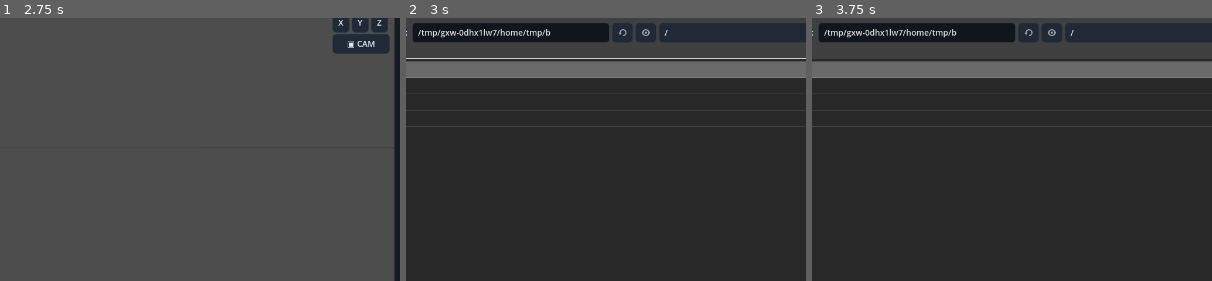
Above: before the commit, frames 1-3 (left to right).
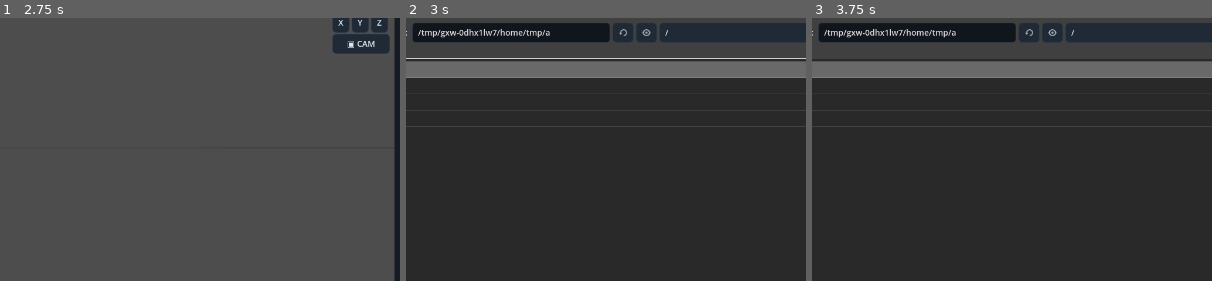
Above: after the commit, the same moments.

Repository: Onnevan/Kabuki
Game: Godot game, scene res://editor/main.tscn
The game is run twice, just before and just after one commit, with the same random seed, the same clock (stepped at 60 frames per second) and the same inputs.
Inputs (mouse positions are % of the whole screen's width and height, from its top left):
- Up to frame 1 (2.75 s): click "↶" at 0.5 s; click "↷" at 1.25 s; click "OPEN" at 2 s
- Up to frame 2 (3 s): click "＋ IMPORT" at 2.75 s
- Up to frame 3 (3.75 s): click (37, 77) at 3.52 s; type "12" at 3.6 s
The pictures show only the part of the screen within x 27-77%, y 15-65%; the shares and areas given below are measured in that part.

Frame 1 is identical in both runs. In frame 2, 0.1% of the frame differs, in the area x 35-66%, y 3-8%; in frame 3, 0.1%.

Commit message:
Replace camera meshes with visible editor frustum gizmo

Diff:
--- a/editor/main.gd
+++ b/editor/main.gd
@@ -285,27 +285,51 @@
 	scene_camera.fov = float(obj.properties.get("camera.fov", 70.0))
 	scene_camera.current = false
 	rig.add_child(scene_camera)
-	# Camera body + forward frustum symbol. The editor camera never renders this
-	# because it is ordinary scene geometry attached to the camera object.
-	var body := MeshInstance3D.new()
-	body.name = "_CameraGizmo"
-	var box := BoxMesh.new()
-	box.size = Vector3(0.28,0.18,0.18)
-	body.mesh = box
+
+	# Editor-only camera symbol. Build it from line geometry so it remains
+	# legible at small viewport sizes and clearly shows the -Z viewing direction.
+	var gizmo := MeshInstance3D.new()
+	gizmo.name = "_CameraGizmo"
+	var verts := PackedVector3Array()
+	var hx := 0.18
+	var hy := 0.12
+	var back_z := 0.08
+	var front_z := -0.12
+	var fhx := 0.10
+	var fhy := 0.07
+	var back := [
+		Vector3(-hx,-hy,back_z),Vector3(hx,-hy,back_z),
+		Vector3(hx,hy,back_z),Vector3(-hx,hy,back_z)
+	]
+	var front := [
+		Vector3(-fhx,-fhy,front_z),Vector3(fhx,-fhy,front_z),
+		Vector3(fhx,fhy,front_z),Vector3(-fhx,fhy,front_z)
+	]
+	for i in 4:
+		var j: int = (i + 1) % 4
+		verts.append(back[i]); verts.append(back[j])
+		verts.append(front[i]); verts.append(front[j])
+		verts.append(back[i]); verts.append(front[i])
+	# Direction pyramid/frustum from lens toward -Z.
+	var tip := Vector3(0.0,0.0,-0.55)
+	for p in front:
+		verts.append(p); verts.append(tip)
+	# Up marker prevents roll ambiguity.
+	verts.append(Vector3(-0.07,hy,back_z)); verts.append(Vector3(0.0,hy + 0.10,back_z))
+	verts.append(Vector3(0.0,hy + 0.10,back_z)); verts.append(Vector3(0.07,hy,back_z))
+	var arrays: Array = []
+	arrays.resize(Mesh.ARRAY_MAX)
+	arrays[Mesh.ARRAY_VERTEX] = verts
+	var mesh := ArrayMesh.new()
+	mesh.add_surface_from_arrays(Mesh.PRIMITIVE_LINES, arrays)
+	gizmo.mesh = mesh
 	var mat := StandardMaterial3D.new()
 	mat.shading_mode = BaseMaterial3D.SHADING_MODE_UNSHADED
 	mat.albedo_color = Color(0.18,0.72,1.0,1.0)
 	mat.no_depth_test = true
-	body.material_override = mat
-	rig.add_child(body)
-	var lens := MeshInstance3D.new()
-	var prism := PrismMesh.new()
-	prism.size = Vector3(0.20,0.16,0.28)
-	lens.mesh = prism
-	lens.rotation_degrees.x = 90.0
-	lens.position.z = -0.22
-	lens.material_override = mat
-	rig.add_child(lens)
+	gizmo.material_override = mat
+	gizmo.cast_shadow = GeometryInstance3D.SHADOW_CASTING_SETTING_OFF
+	rig.add_child(gizmo)
 	return rig
 
 func _scene_camera_node(camera_id: String) -> Camera3D:
